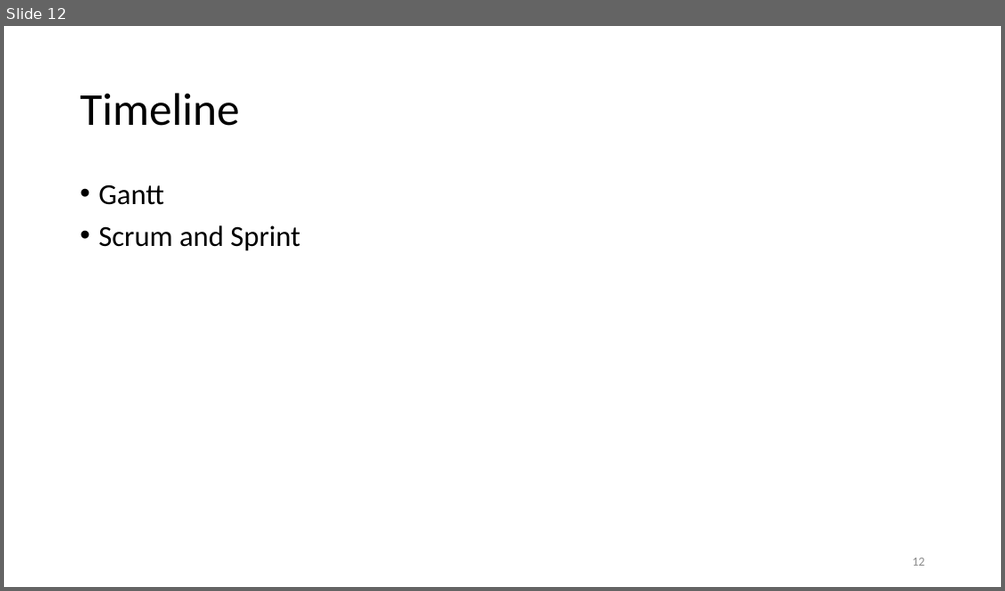
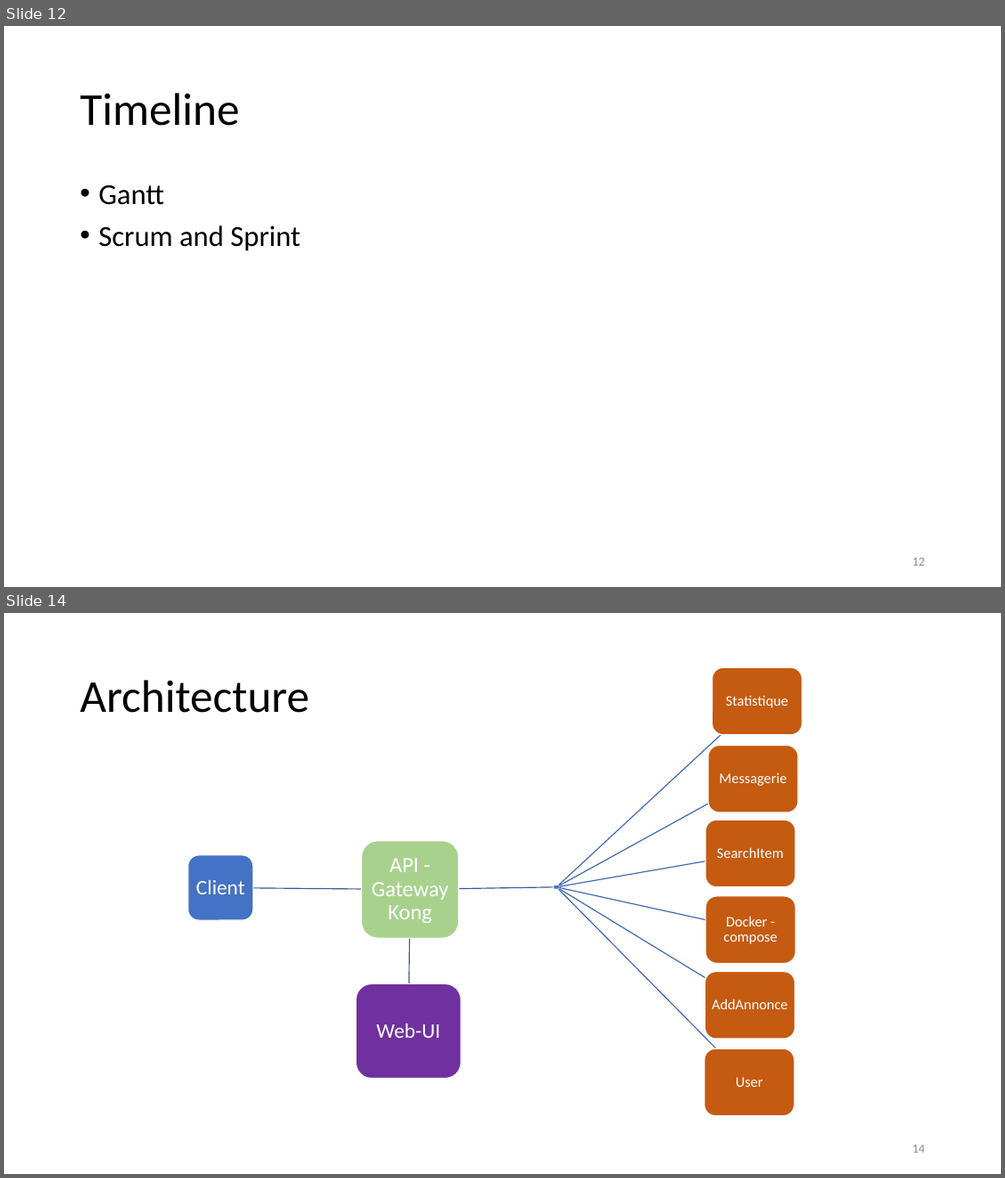
Before and after one commit to unige-pinfo-2019/PInfo1, a slide deck: Docs/UNIbay_DeskPitch.pptx. Shown one above the other, each under a label of ours: slide 12 before the commit, slides 12 and 14 after it; the slides between them are not shown. The pictures are 1005x591 and 1005x1178 pixels, drawn with LibreOffice and Linux fonts; fonts in the diff are those of the drawing. Boxes give left, top, right and bottom in pixels: in the first picture for what was removed or moved away, otherwise in the second. Text is boxed around its words. In the diff, an @@ line names an element or a change of style, - is before the commit and + after.

```diff
--- a/Docs/UNIbay_DeskPitch.pptx
+++ b/Docs/UNIbay_DeskPitch.pptx
@@ slide 14 added at [4,613,1001,1174], background #FFFFFF @@
@@ title added at [80,680,309,713], 44 pt, text #000000 @@
+Architecture
@@ group added at [188,667,802,1116]: 10 rounded rectangles, 9 texts, 8 freeform shapes, 1 half frame @@
+API - Gateway Kong
+Statistique
+Messagerie
+SearchItem
+AddAnnonce
+User
+Docker - compose
+Web-UI
+Client
@@ page number added at [912,1144,924,1152], 12 pt, text #8C8C8C @@
+14
```
Also in this commit, not shown: 2 slides changed, 1 other slide added, 2 slides removed.
